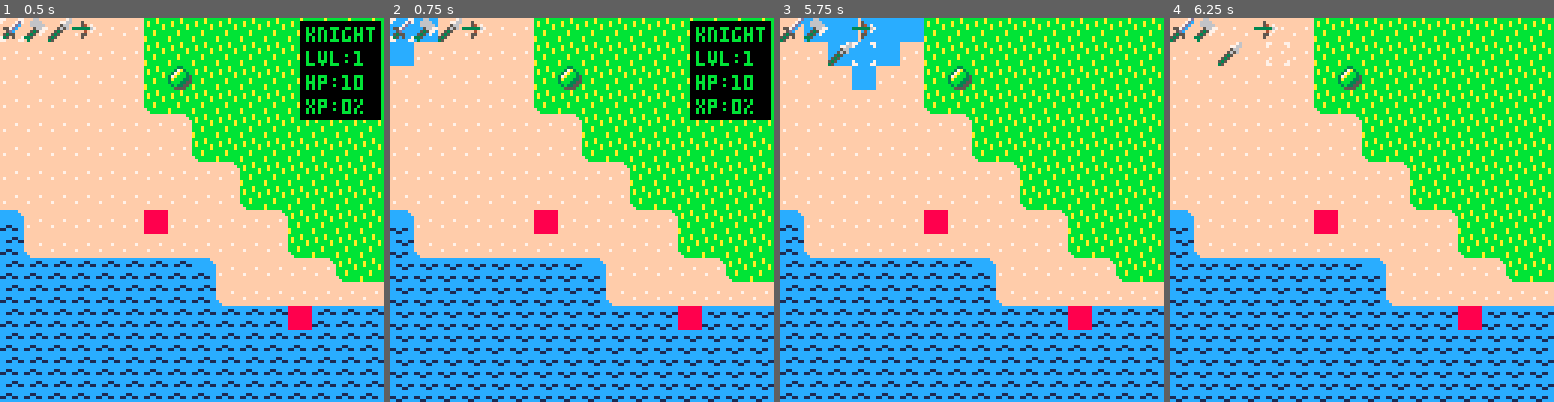
Above: before the commit, frames 1-4 (left to right).
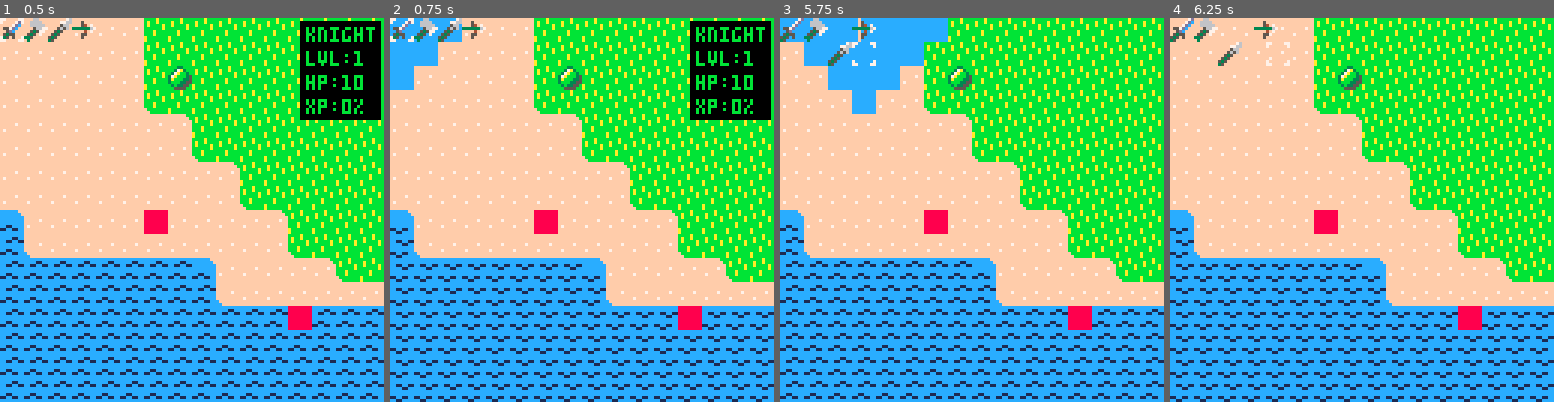
Above: after the commit, the same moments.

Repository: cstephen/PICO-8-Tactics
Game: PICO-8 cartridge tactics.p8
The game is run twice, just before and just after one commit, with the same random seed, the same clock (stepped at 60 frames per second) and the same inputs.
Inputs:
- Up to frame 1 (0.5 s): tap X (X key) at 0.33 s
- Up to frame 2 (0.75 s): tap O (Z key) at 0.7 s
- Up to frame 3 (5.75 s): tap X (X key) at 1.07, 1.85, 2.97, 4.08, 5.2 s; hold Right 1.6-2.1 s; tap O (Z key) every 0.4 s from 1.7 to 5.7 s; hold Up 2.15-2.42 s; hold Right 2.47-3.03 s; hold Left 3.08-3.58 s; hold Down 3.63-3.97 s; hold Right 4.02-4.68 s; hold Up 4.73-5.03 s; hold Left 5.08-5.68 s; hold Down from 5.73 s (still down)
- Up to frame 4 (6.25 s): release Down at 6.03 s; hold Right from 6.08 s (still down); tap O (Z key) at 6.1 s

Frame 1 is identical in both runs. In frame 2, 1.0% of the frame differs, in the area x 0-19%, y 0-19%; in frame 3, 2.6%, in the area x 0-44%, y 0-25%; in frame 4, nothing differs.

Commit message:
Level up speed at most +1 to keep space exploration performance reasonable.

Diff:
--- a/tactics.p8
+++ b/tactics.p8
@@ -94,10 +94,10 @@
   knight = {
     basehp = 10,
     basemight = 3,
-    basespeed = 1,
+    basespeed = 2,
     levelhp = 3,
     levelmight = 2,
-    levelspeed = 2,
+    levelspeed = 1,
     attackmin = 0,
     attackmax = 1,
     spawnable = true,
@@ -139,10 +139,10 @@
   archer = {
     basehp = 5,
     basemight = 1,
-    basespeed = 2,
+    basespeed = 3,
     levelhp = 1,
     levelmight = 1,
-    levelspeed = 3,
+    levelspeed = 1,
     attackmin = 1,
     attackmax = 2,
     spawnable = 0,
